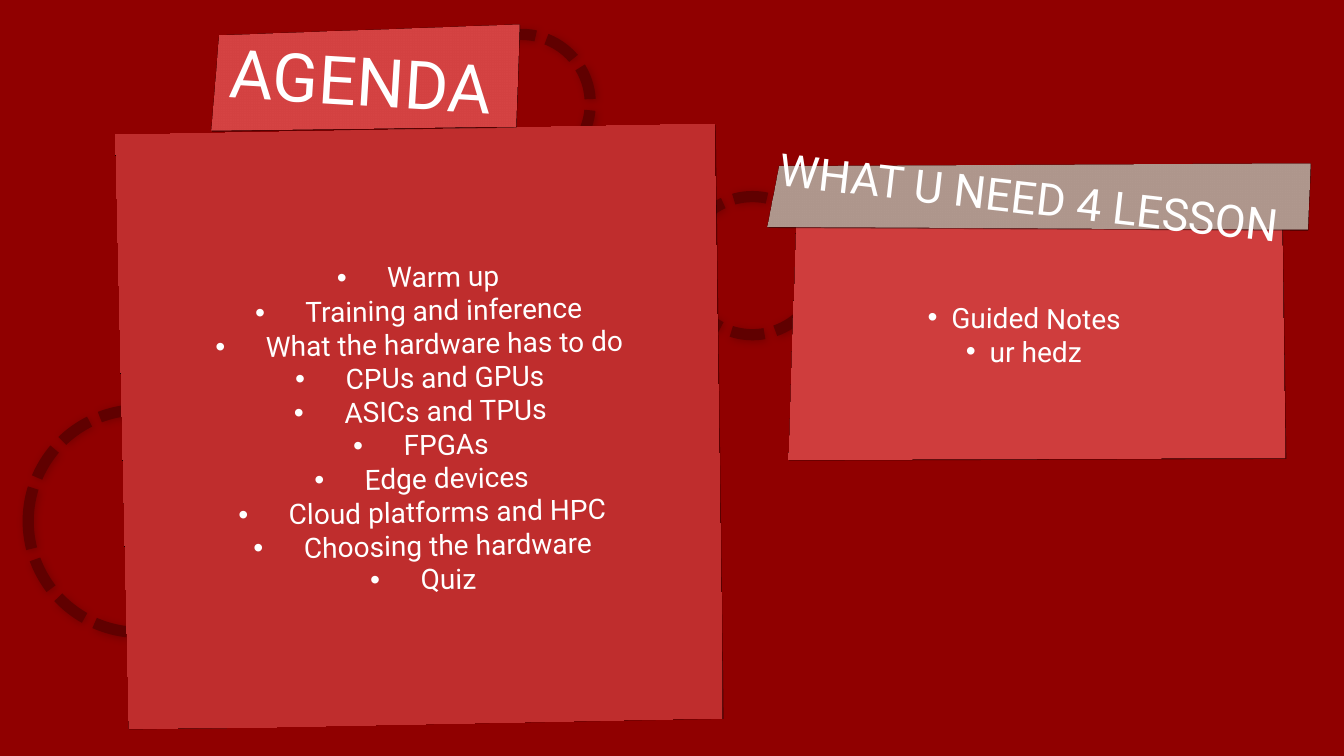
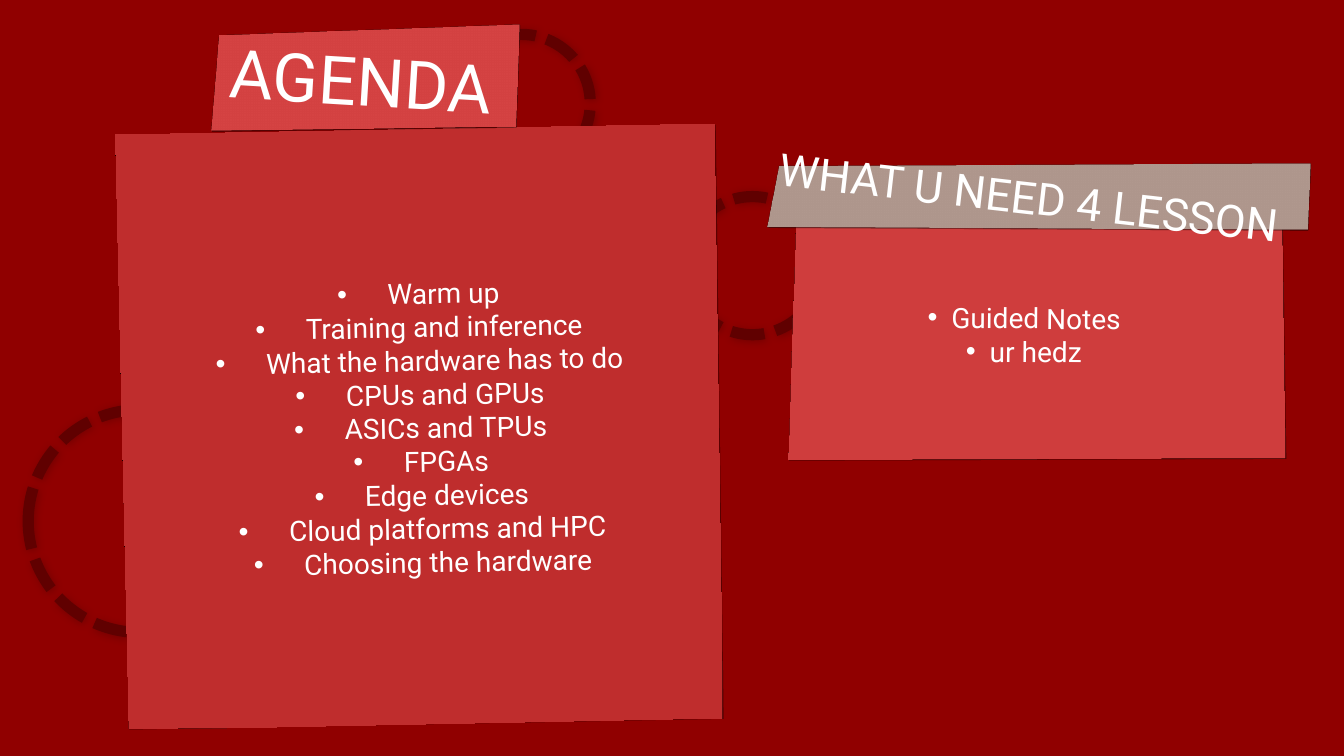
Before and after one commit to JAEOStudios/DP-Computer-Science, a slide deck: slide 2 of Lessons/Lesson A4-2 - Machine Learning Hardware.pptx. Drawn at 1344x756 pixels with LibreOffice and Linux fonts; fonts in the diff are those of the drawing. Boxes give left, top, right and bottom in pixels: in the first picture for what was removed or moved away, otherwise in the second. Text is boxed around its words. In the diff, an @@ line names an element or a change of style, - is before the commit and + after.

```diff
--- a/Lessons/Lesson A4-2 - Machine Learning Hardware.pptx
+++ b/Lessons/Lesson A4-2 - Machine Learning Hardware.pptx
@@ text in rectangle at [421, 568, 476, 592]: paragraph removed @@
-• Quiz
```
Also in this commit, not shown: 1 other slide changed.
